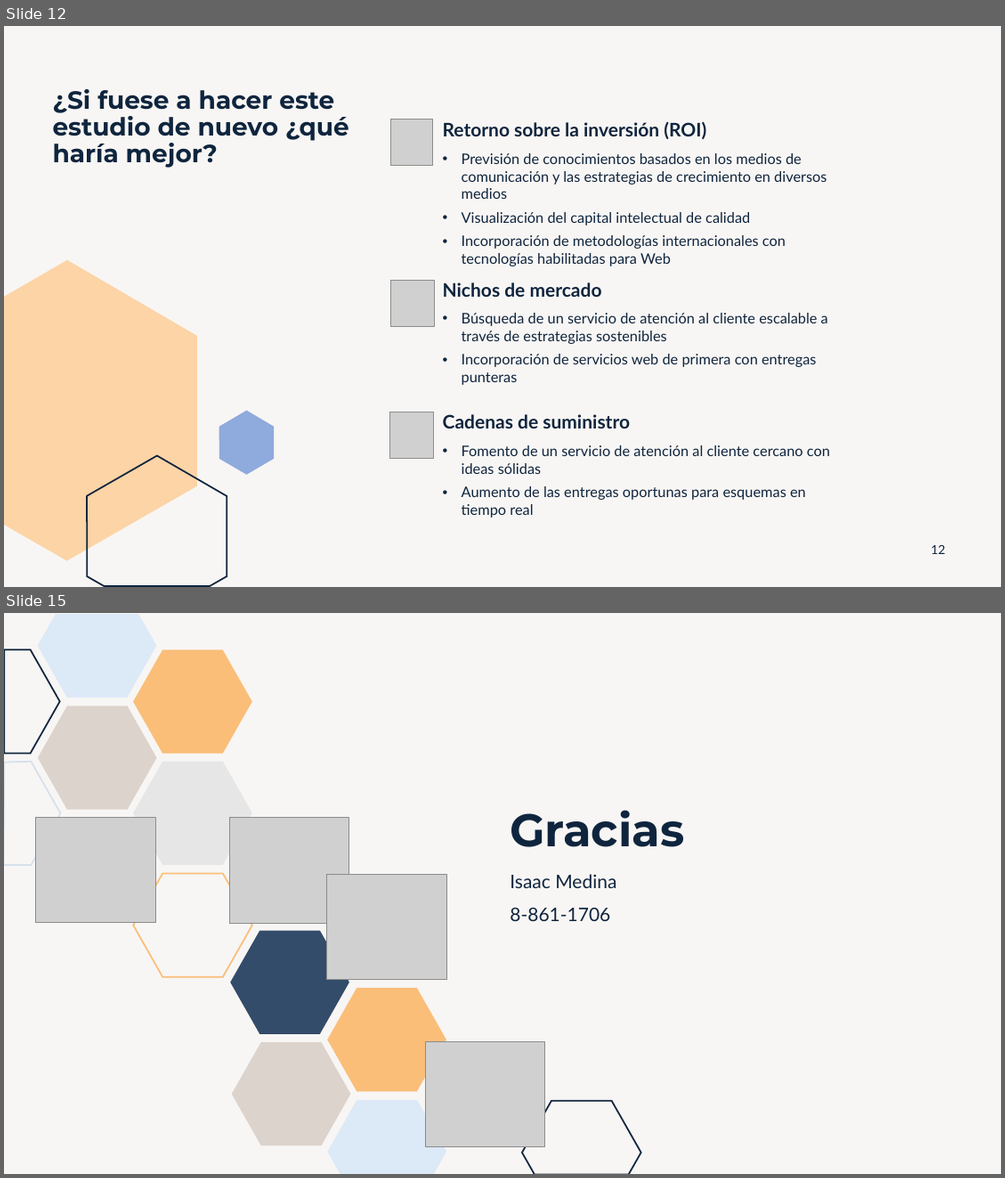
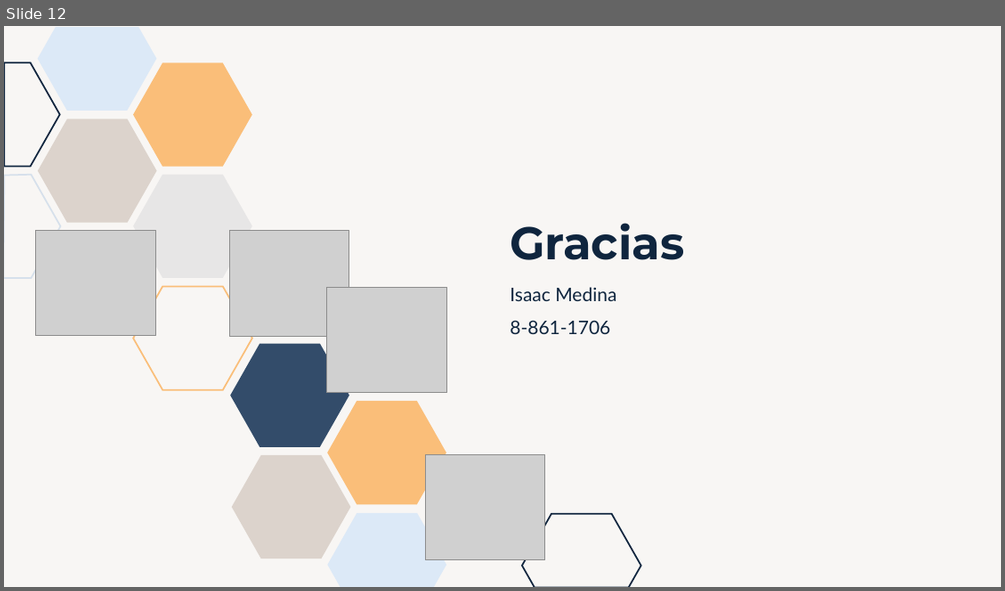
Before and after one commit to isaacmedina/usa-container-ports-timeline-series, a slide deck: docs/Presentacion.pptx. Shown one above the other, each under a label of ours: slides 12 and 15 before the commit, slide 12 after it; the slides between them are not shown. The pictures are 1005x1178 and 1005x591 pixels, drawn with LibreOffice and Linux fonts; fonts in the diff are those of the drawing; grey boxes stand for pictures. Boxes give left, top, right and bottom in pixels: in the first picture for what was removed or moved away, otherwise in the second. Text is boxed around its words. In the diff, an @@ line names an element or a change of style, - is before the commit and + after.

```diff
--- a/docs/Presentacion.pptx
+++ b/docs/Presentacion.pptx
@@ slide 12 removed at (4, 26, 1001, 587), background #DCD3CC at 20% opacity @@
@@ title removed at (53, 89, 349, 168) @@
-¿Si fuese a hacer este estudio de nuevo ¿qué haría mejor?
@@ picture removed at (391, 119, 433, 166) @@
@@ text removed at (443, 121, 706, 139) @@
-Retorno sobre la inversión (ROI)
@@ text removed at (461, 153, 826, 266) @@
-• Previsión de conocimientos basados en los medios de comunicación y las estrategias de crecimiento en diversos medios
-• Visualización del capital intelectual de calidad
-• Incorporación de metodologías internacionales con tecnologías habilitadas para Web
@@ freeform shape removed at (4, 260, 197, 561) @@
@@ picture removed at (390, 281, 435, 327) @@
@@ text removed at (443, 282, 602, 297) @@
-Nichos de mercado
@@ text removed at (461, 313, 828, 385) @@
-• Búsqueda de un servicio de atención al cliente escalable a través de estrategias sostenibles
-• Incorporación de servicios web de primera con entregas punteras
@@ freeform shape removed at (219, 410, 274, 475) @@
@@ picture removed at (390, 412, 434, 459) @@
@@ text removed at (443, 414, 630, 428) @@
-Cadenas de suministro
@@ text removed at (461, 445, 830, 517) @@
-• Fomento de un servicio de atención al cliente cercano con ideas sólidas
-• Aumento de las entregas oportunas para esquemas en tiempo real
@@ freeform shape removed at (87, 456, 226, 586) @@
@@ page number removed at (930, 545, 945, 554) @@
-12
@@ what was slide 15 is now slide 12 @@
```
Also in this commit, not shown: 5 slides changed, 2 slides added, 4 other slides removed, 3 other files.
